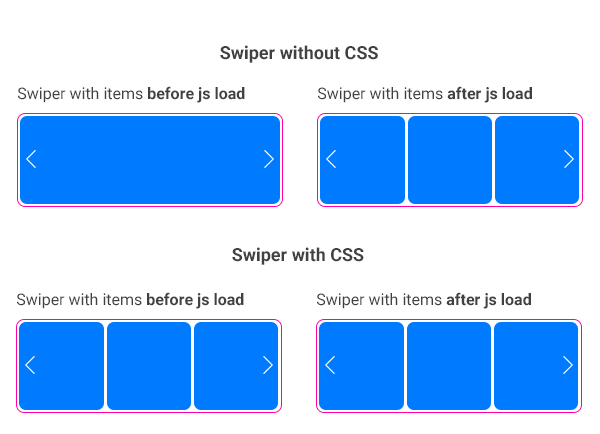
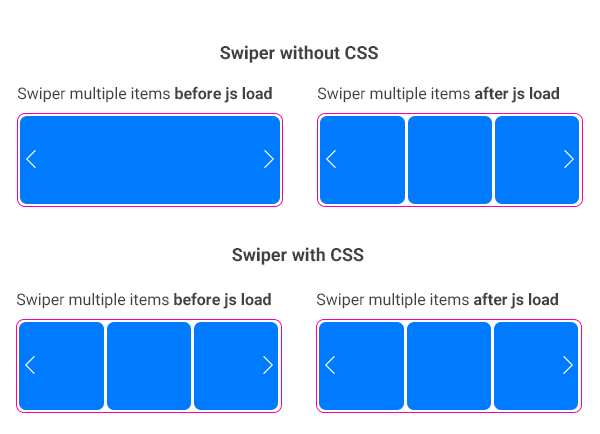
The second 600x434 image is a revision of the first. Changes to its layers:
renamed "Swiper with items after js load" to "Swiper multiple items after js load", painted on it over <box>368,292,558,309</box>
renamed "Swiper with items before js load" to "Swiper multiple items before js load", painted on it over <box>68,292,271,309</box>
renamed "Swiper with items after js load" to "Swiper multiple items after js load", painted on it over <box>369,86,559,103</box>
renamed "Swiper with items before js load" to "Swiper multiple items before js load", painted on it over <box>69,86,272,103</box>
